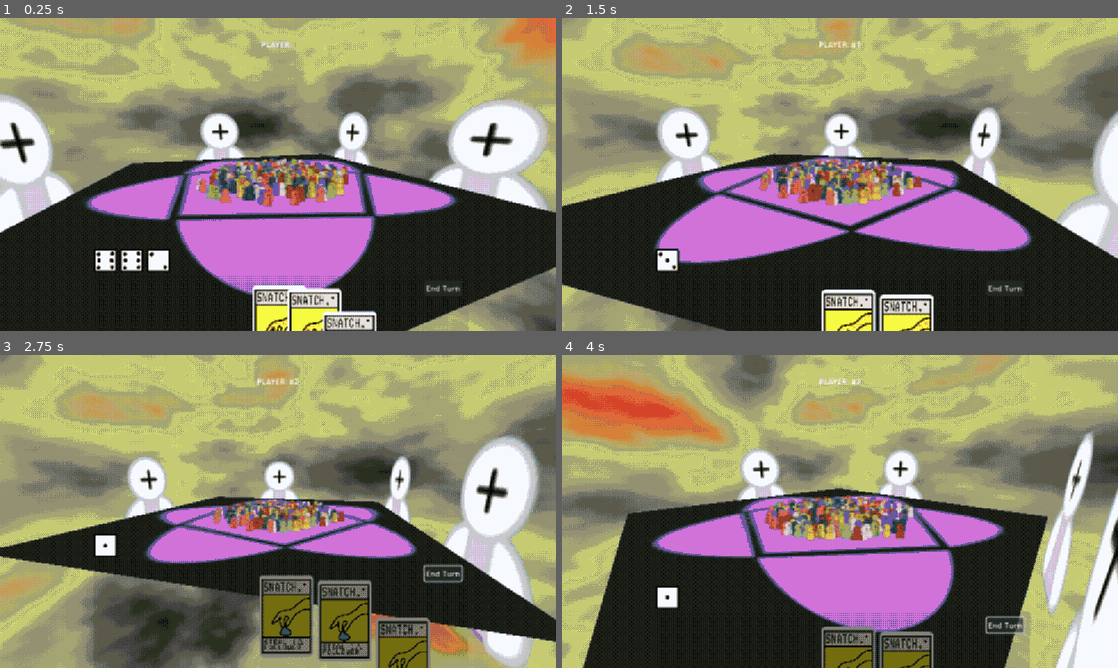
Above: before the commit, frames 1-4 (two rows, left to right).
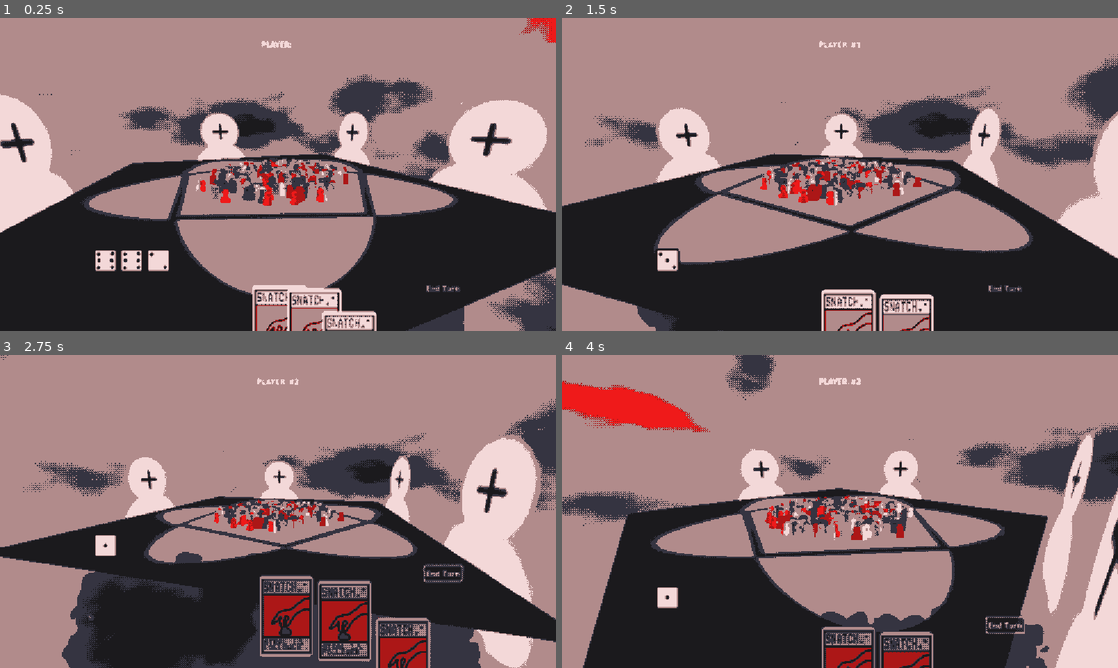
Above: after the commit, the same moments.

Repository: Kaplin86/CULTS
Game: Godot game, scene res://main.tscn
Same seed, same stepped clock (60 frames per second), same inputs: the game is played once before the commit and once after it.
Inputs (mouse positions are in pixels of both pictures, inside the frame that each line leads up to):
- Up to frame 1 (0.25 s): no input
- Up to frame 2 (1.5 s): tap Enter at 0.5 s; move the mouse to (962, 158) at 0.52 s; hold Right (ui_right) 0.53-1.25 s; tap Alt at 0.6 s; click (962, 158) at 0.67 s; drag from (728, 190) to (812, 237) at 1.27 s
- Up to frame 3 (2.75 s): click "End Turn" at 2 s
- Up to frame 4 (4 s): move the mouse to (895, 442) at 2.77 s; hold Right (ui_right) 2.78-3.5 s; tap Alt at 2.85 s; click (895, 442) at 2.92 s; drag from (812, 574) to (673, 464) at 3.52 s

The runs differ from the first frame. In frame 1, 70% of the frame differs, in the area x 0-100%, y 0-100%; in frame 2, 69%; in frame 3, 81%; in frame 4, 75%.

Commit message:
changed metaball shape (yeah this doesnt look that good tbh)

Diff:
--- a/main.tscn
+++ b/main.tscn
@@ -1,10 +1,11 @@
-[gd_scene load_steps=28 format=3 uid="uid://xg852gnosvsa"]
+[gd_scene load_steps=30 format=3 uid="uid://xg852gnosvsa"]
 
 [ext_resource type="Script" uid="uid://bmcfyfdy8ijox" path="res://scripts/BoardHandler.gd" id="1_ig7tw"]
 [ext_resource type="PackedScene" uid="uid://ye8g8yl3b3ki" path="res://scenes/cultistVisual.tscn" id="2_0xm2m"]
 [ext_resource type="Script" uid="uid://cwiegprgnyl53" path="res://scripts/cameraMovement.gd" id="2_h2yge"]
 [ext_resource type="Script" uid="uid://b4e8ykqn623af" path="res://ui_handler.gd" id="4_1bvp3"]
 [ext_resource type="PackedScene" uid="uid://blyecf3me8n0x" path="res://scenes/cardVisual.tscn" id="5_7mycd"]
+[ext_resource type="PackedScene" uid="uid://fn40tw2d1soe" path="res://scenes/metaball_texture.tscn" id="5_vivmo"]
 [ext_resource type="Script" uid="uid://bggu23sc4k87m" path="res://scripts/cardContainer.gd" id="6_7mycd"]
 [ext_resource type="Resource" uid="uid://1jbip0dcrdsa" path="res://assets/cardData/idle.tres" id="7_4c57u"]
 [ext_resource type="Script" uid="uid://bf0yg8p24j4kw" path="res://scripts/CardHandler.gd" id="8_5vw27"]
@@ -18,6 +19,9 @@
 [sub_resource type="Curve" id="Curve_4c57u"]
 _data = [Vector2(0, 0), 0.0, 2.9023821, 0, 0, Vector2(0.25938565, 0.31056428), 1.6585643, 1.6585643, 0, 0, Vector2(1, 1), 1.5390834, 0.0, 0, 0]
 point_count = 3
+
+[sub_resource type="ViewportTexture" id="ViewportTexture_2cqfq"]
+viewport_path = NodePath("UIHandler/ViewCards/CanvasGroup")
 
 [sub_resource type="CylinderShape3D" id="CylinderShape3D_4c57u"]
 radius = 2.4423828
@@ -131,7 +135,47 @@
 offset_right = 970.0
 offset_bottom = 984.0
 
-[node name="ColorRect" type="ColorRect" parent="UIHandler/ViewCards"]
+[node name="CanvasGroup" type="SubViewport" parent="UIHandler/ViewCards"]
+transparent_bg = true
+size = Vector2i(947, 512)
+
+[node name="ColorRect" type="ColorRect" parent="UIHandler/ViewCards/CanvasGroup"]
+anchors_preset = -1
+anchor_right = 0.988
+anchor_bottom = 1.0
+offset_left = 69.0
+offset_top = 107.0
+offset_right = -100.0
+offset_bottom = 560.0
+mouse_filter = 1
+
+[node name="MetaballTexture" parent="UIHandler/ViewCards/CanvasGroup" instance=ExtResource("5_vivmo")]
+offset_left = -153.0
+offset_top = -131.0
+offset_right = 1066.0
+offset_bottom = 416.0
+
+[node name="MetaballTexture2" parent="UIHandler/ViewCards/CanvasGroup" instance=ExtResource("5_vivmo")]
+offset_left = -184.345
+offset_top = 1032.795
+offset_right = 1034.655
+offset_bottom = 1579.795
+rotation = -1.5707964
+
+[node name="MetaballTexture3" parent="UIHandler/ViewCards/CanvasGroup" instance=ExtResource("5_vivmo")]
+offset_left = 1073.68
+offset_top = -162.0
+offset_right = 2292.6802
+offset_bottom = 385.0
+rotation = -4.712389
+
+[node name="Sprite2D" type="Sprite2D" parent="UIHandler/ViewCards"]
+modulate = Color(0, 0, 0, 0.5294118)
+position = Vector2(406, 188)
+texture = SubResource("ViewportTexture_2cqfq")
+
+[node name="ColorRect2" type="ColorRect" parent="UIHandler/ViewCards"]
+visible = false
 layout_mode = 1
 anchors_preset = 15
 anchor_right = 1.0
--- a/scenes/cool_shader.tscn
+++ b/scenes/cool_shader.tscn
@@ -2,7 +2,7 @@
 
 [ext_resource type="Shader" uid="uid://o7no5bvyij37" path="res://assets/shaderStuffs/screenQuantizer.gdshader" id="1_bqmqs"]
 [ext_resource type="Texture2D" uid="uid://bulu6qpoqp3gw" path="res://assets/shaderStuffs/bayer8x8.png" id="2_6td2x"]
-[ext_resource type="Texture2D" uid="uid://bo5a62l2rmwt" path="res://assets/shaderStuffs/tarot2.png" id="3_g4axx"]
+[ext_resource type="Texture2D" uid="uid://cfmresswxx4mf" path="res://assets/shaderStuffs/joker-6-1x.png" id="3_g4axx"]
 
 [sub_resource type="ShaderMaterial" id="ShaderMaterial_w48qg"]
 shader = ExtResource("1_bqmqs")
--- a/scenes/metaball_texture.tscn
+++ b/scenes/metaball_texture.tscn
@@ -1,11 +1,11 @@
 [gd_scene load_steps=6 format=3 uid="uid://fn40tw2d1soe"]
 
 [ext_resource type="Shader" uid="uid://cfpnar2tgmre0" path="res://assets/misc/metaball_texture.gdshader" id="1_w7x5c"]
-[ext_resource type="Texture2D" uid="uid://b2vnp0k33j31d" path="res://assets/misc/metaball.png" id="2_w1645"]
+[ext_resource type="Texture2D" uid="uid://bruvwrgq6n4um" path="res://assets/misc/metaball2.png" id="2_w7x5c"]
 
 [sub_resource type="ShaderMaterial" id="ShaderMaterial_w7x5c"]
 shader = ExtResource("1_w7x5c")
-shader_parameter/threshold = 0.3
+shader_parameter/threshold = 0.1710000081225
 
 [sub_resource type="ViewportTexture" id="ViewportTexture_w1645"]
 viewport_path = NodePath("SubViewport")
@@ -43,10 +43,10 @@
 color = Color(0, 0, 0, 1)
 
 [node name="CPUParticles2D" type="CPUParticles2D" parent="SubViewport"]
-position = Vector2(500, 500)
+position = Vector2(500, 547.37)
 rotation = -1.5707964
 amount = 40
-texture = ExtResource("2_w1645")
+texture = ExtResource("2_w7x5c")
 lifetime = 2.0
 emission_shape = 3
 emission_rect_extents = Vector2(1, 283.81)
@@ -55,6 +55,27 @@
 gravity = Vector2(0, 0)
 initial_velocity_min = 45.11
 initial_velocity_max = 63.91
+angle_min = -720.0
+angle_max = 720.0
 scale_amount_min = 0.2
 scale_amount_max = 0.4
 color_ramp = SubResource("Gradient_mckqg")
+
+[node name="CPUParticles2D2" type="CPUParticles2D" parent="SubViewport"]
+position = Vector2(500, 547.37)
+rotation = -1.5707964
+amount = 40
+texture = ExtResource("2_w7x5c")
+lifetime = 2.0
+emission_shape = 3
+emission_rect_extents = Vector2(1, 283.81)
+direction = Vector2(0, 0)
+spread = 0.0
+gravity = Vector2(0, 0)
+initial_velocity_min = 45.11
+initial_velocity_max = 63.91
+angle_min = -720.0
+angle_max = 720.0
+scale_amount_min = 0.2
+scale_amount_max = 0.4
+color_ramp = SubResource("Gradient_mckqg")
Binary file added: assets/misc/metaball2.png
Not shown, added: assets/misc/metaball2.png.import
